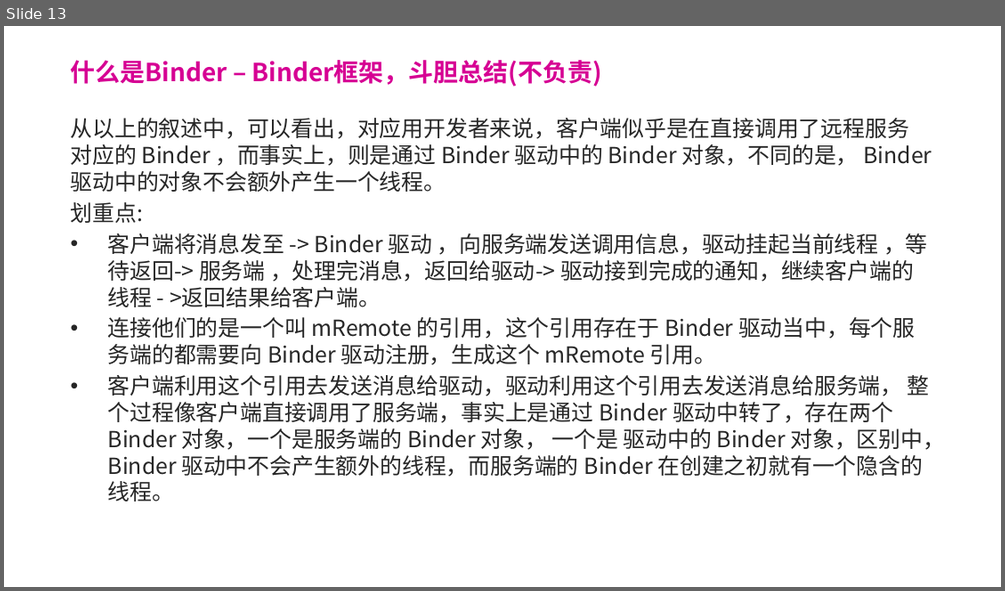
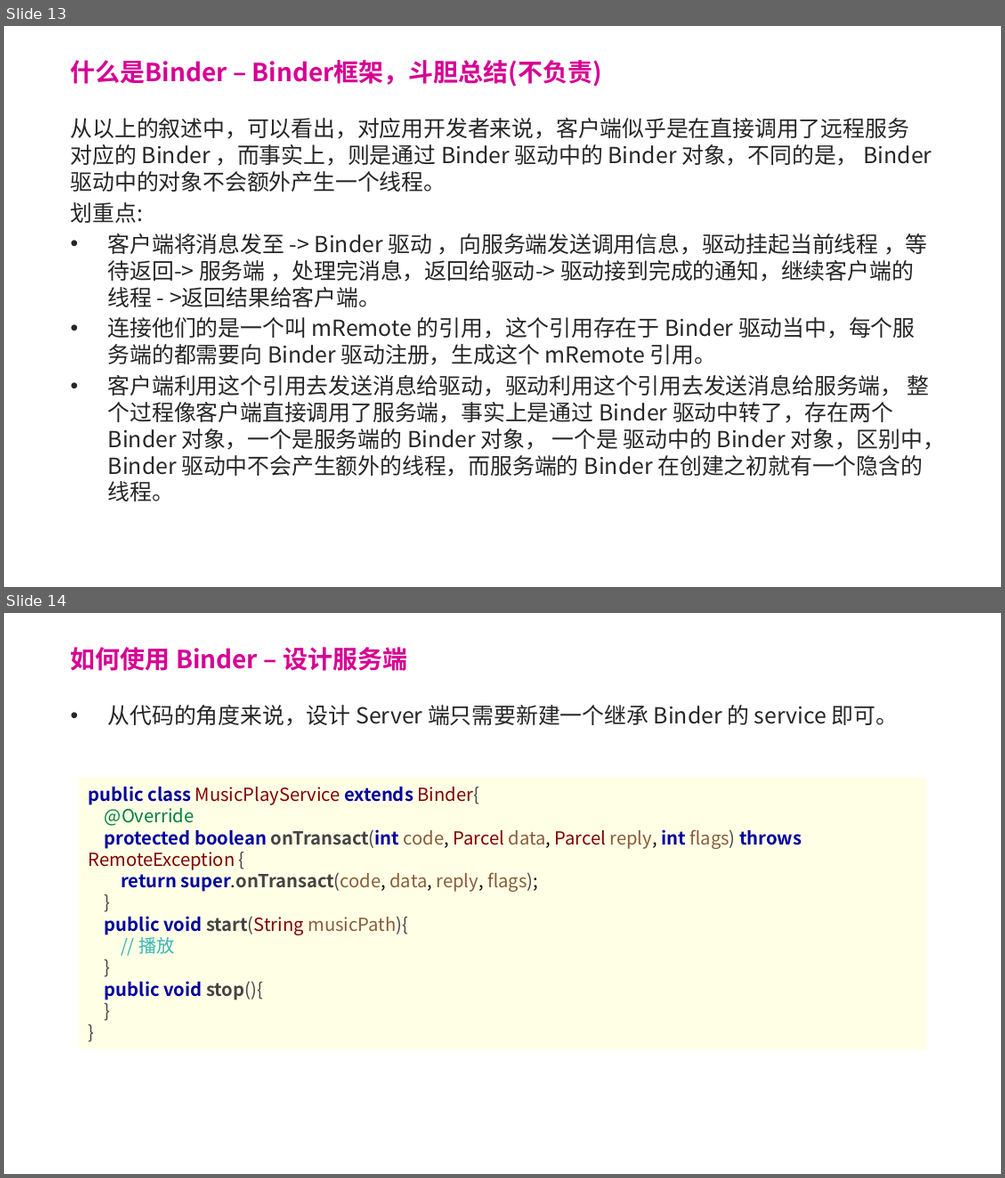
Before and after one commit to forsail/Study, a slide deck: notes/binder/binder简介.pptx. Shown one above the other, each under a label of ours: slide 13 before the commit, slides 13 and 14 after it. The pictures are 1005x591 and 1005x1178 pixels, drawn with LibreOffice and Linux fonts; fonts in the diff are those of the drawing; background and template pictures are left out. Boxes give left, top, right and bottom in pixels: in the first picture for what was removed or moved away, otherwise in the second. Text is boxed around its words. In the diff, an @@ line names an element or a change of style, - is before the commit and + after.

Commit message:
[ binder  ]  ppt

```diff
--- a/notes/binder/binder简介.pptx
+++ b/notes/binder/binder简介.pptx
@@ slide 14 added at <box>4,613,1001,1174</box>, background picture (left out) @@
@@ title added at <box>71,647,407,671</box>, 18 pt, text #D60093, bold @@
+如何使用 Binder – 设计服务端
@@ text added at <box>108,705,898,726</box>, 16 pt, text #262626 @@
+• 从代码的角度来说，设计 Server 端只需要新建一个继承 Binder 的 service 即可。
@@ rectangle added at <box>79,778,926,1050</box>, fill #FFFFE6, 13 pt, text #0000A0 @@
+public class MusicPlayService extends Binder{
+@Override
+protected boolean onTransact(int code, Parcel data, Parcel reply, int flags) throws RemoteException {
+return super.onTransact(code, data, reply, flags);
+}
+public void start(String musicPath){
+// 播放
+}
+public void stop(){
+}
+}
```
Also in this commit, not shown: 1 slide changed, 6 other slides added, 2 slides removed.
